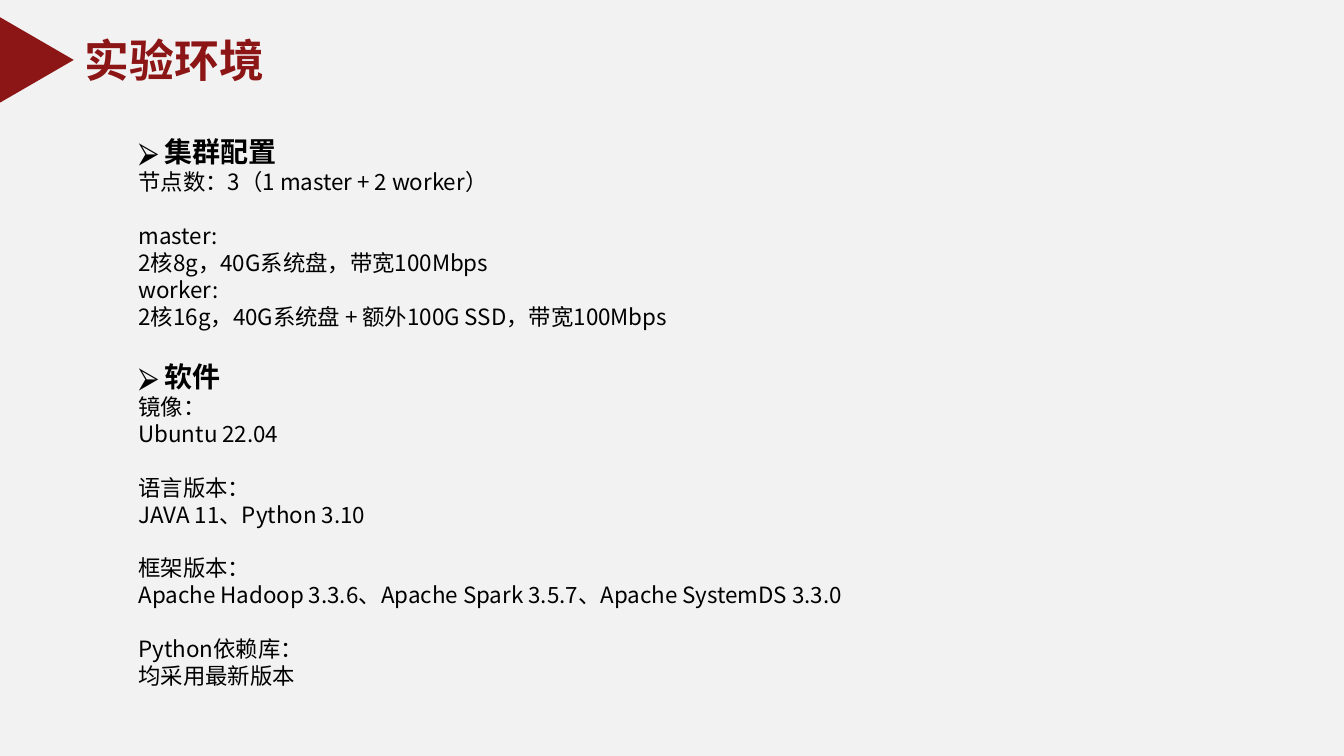
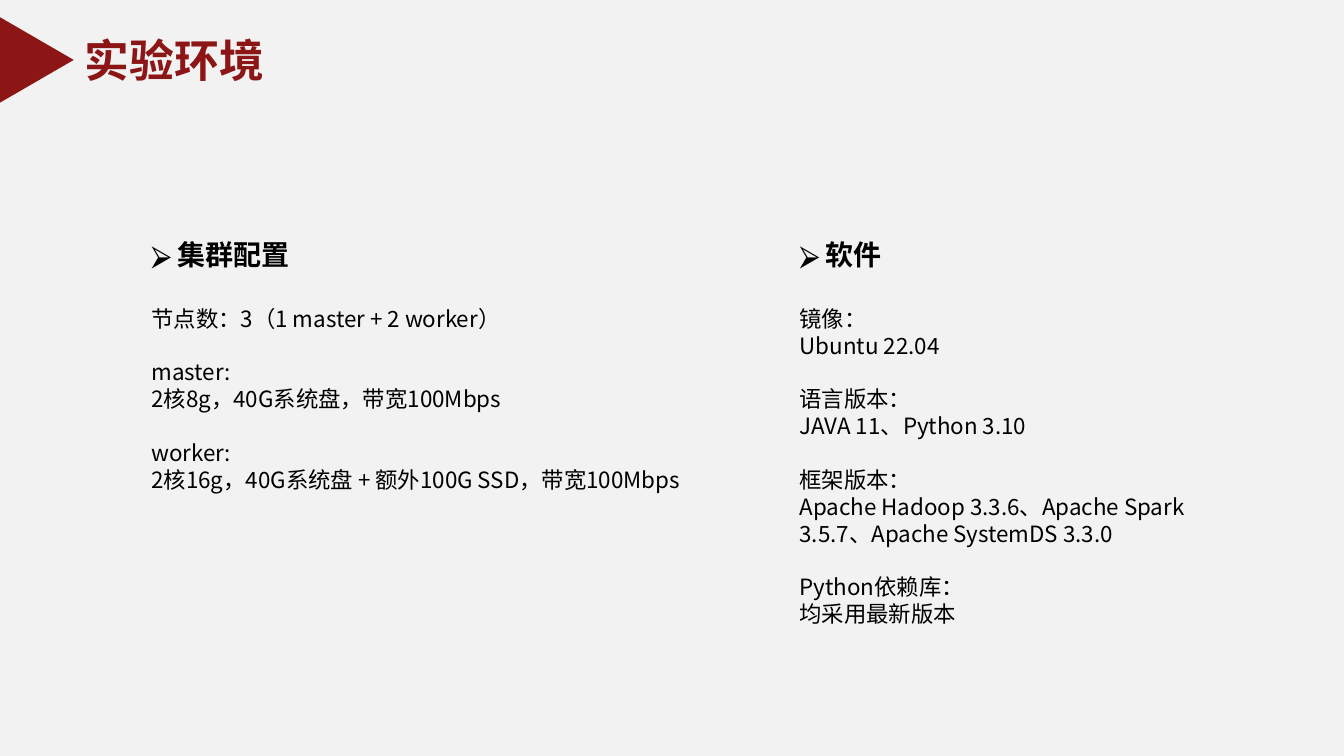
Before and after one commit to YangFan0918/assignment-submission-template, a slide deck: slide 6 of 汇报ppt.pptx. Drawn at 1344x756 pixels with LibreOffice and Linux fonts; fonts in the diff are those of the drawing; background and template pictures are left out. Boxes give left, top, right and bottom in pixels: in the first picture for what was removed or moved away, otherwise in the second. Text is boxed around its words. In the diff, an @@ line names an element or a change of style, - is before the commit and + after.

```diff
--- a/汇报ppt.pptx
+++ b/汇报ppt.pptx
@@ text "⮚ 集群配置": place and size @@
-text "⮚ 集群配置" at (139, 138, 842, 686)
+text "⮚ 集群配置" at (151, 241, 680, 493)
@@ text added at (800, 241, 1184, 624), 16 pt, text #000000 @@
+⮚ 软件
+镜像：
+Ubuntu 22.04
+语言版本：
+JAVA 11、Python 3.10
+框架版本：
+Apache Hadoop 3.3.6、Apache Spark 3.5.7、Apache SystemDS 3.3.0
+Python依赖库：
+均采用最新版本
@@ text at (139, 363, 842, 686): paragraphs removed @@
-⮚ 软件
-镜像：
-Ubuntu 22.04
-语言版本：
-JAVA 11、Python 3.10
-框架版本：
-Apache Hadoop 3.3.6、Apache Spark 3.5.7、Apache SystemDS 3.3.0
-Python依赖库：
-均采用最新版本
```
Also in this commit, not shown: 6 other slides changed, 12 slides added, 13 slides removed, 3 other files.
